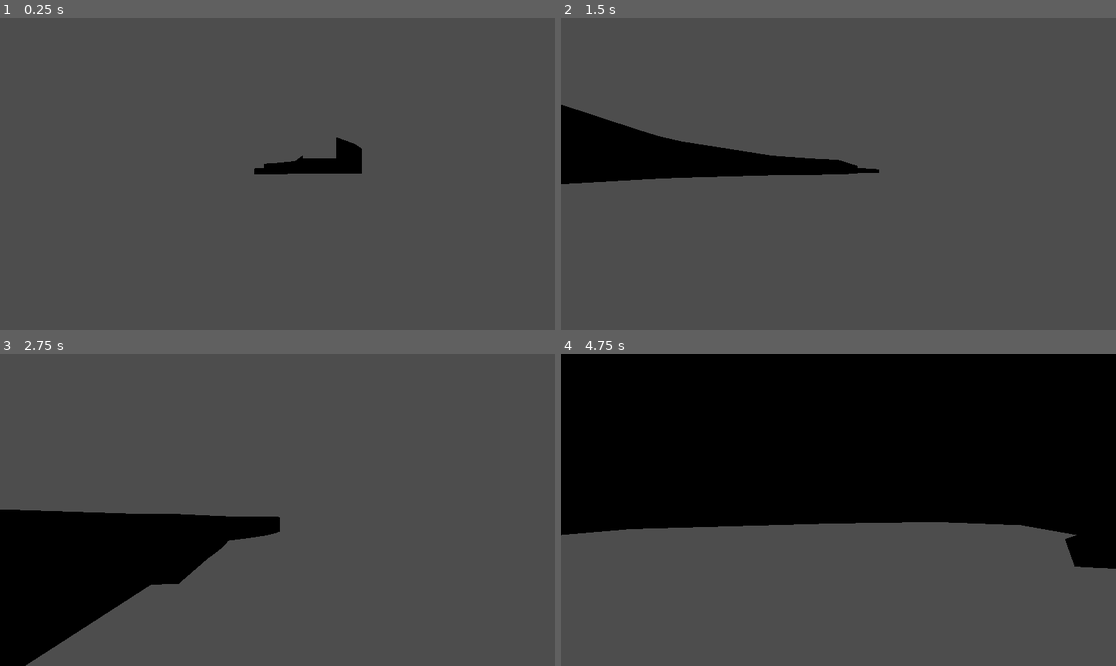
Above: before the commit, frames 1-4 (two rows, left to right).
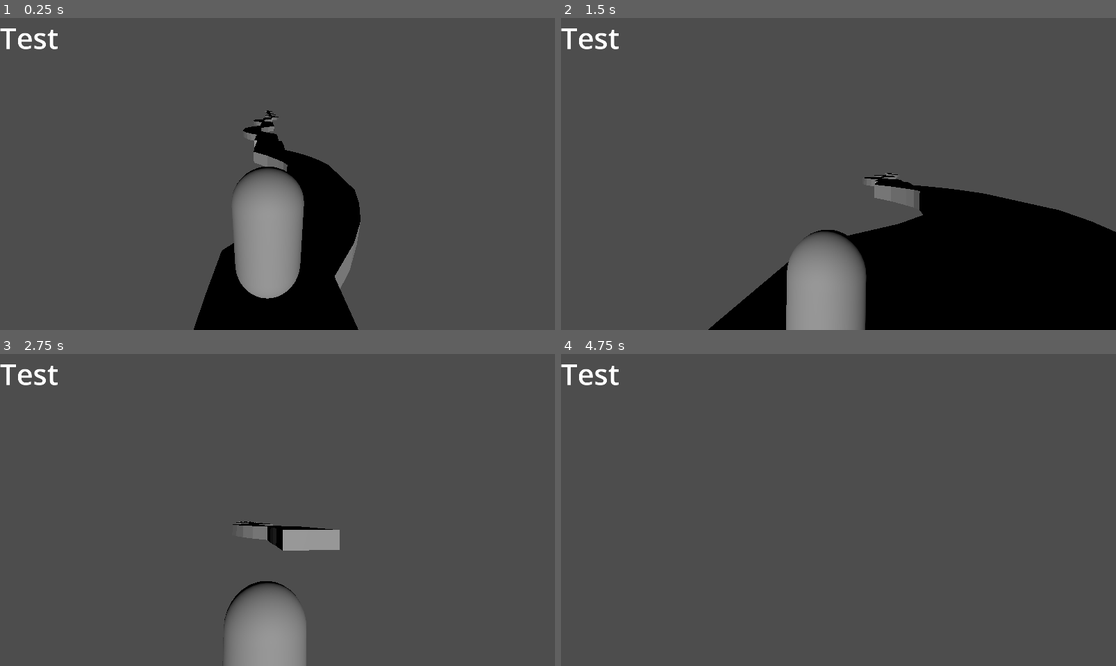
Above: after the commit, the same moments.

Repository: TomasKynicky/wetTag
Game: Godot game, scene res://master.tscn
Same seed, same stepped clock (60 frames per second), same inputs: the game is played once before the commit and once after it.
Inputs (mouse positions are in pixels of both pictures, inside the frame that each line leads up to):
- Up to frame 1 (0.25 s): no input
- Up to frame 2 (1.5 s): tap Enter (ui_accept) at 0.5, 0.77 s; move the mouse to (866, 174) at 0.52 s; hold Up (ui_up) from 0.53 s (still down); tap C (crouch) at 0.6 s; move the mouse to (810, 174) at 1.27 s; tap Shift (sprint) at 1.35 s
- Up to frame 3 (2.75 s): keep holding Up (ui_up); tap Enter (ui_accept) at 1.52 s; move the mouse to (288, 503) at 2.02 s; tap C (crouch) at 2.1 s
- Up to frame 4 (4.75 s): move the mouse to (832, 516) at 2.77 s; tap Shift (sprint) at 2.85, 4.35 s; tap Enter (ui_accept) at 3.02, 3.77, 4.52 s; move the mouse to (877, 513) at 3.52 s; tap C (crouch) at 3.6 s; tap Escape (ui_cancel) at 4.15 s; move the mouse to (672, 463) at 4.27 s; release Up (ui_up) at 4.28 s; hold Left (ui_left) from 4.28 s (still down)

The runs differ from the first frame. In frame 1, 13% of the frame differs, in the area x 0-66%, y 3-100%; in frame 2, 30%; in frame 3, 18%; in frame 4, 56%, in the area x 0-100%, y 0-69%.

Commit message:
feat: delete debuging prints, auto delete tile, fix tiles, add sun to master sceen

Diff:
--- a/master.tscn
+++ b/master.tscn
@@ -1,10 +1,13 @@
 [gd_scene load_steps=3 format=3 uid="uid://cd1t7v8bveg51"]
 
 [ext_resource type="Script" uid="uid://jscuy4dkq05f" path="res://scripts/mapGenerator.gd" id="1_te040"]
-[ext_resource type="Script" uid="uid://er7cy3o66as7" path="res://camera.gd" id="2_s35ub"]
+[ext_resource type="PackedScene" uid="uid://bgubxun78jkik" path="res://player/player.tscn" id="2_s35ub"]
 
 [node name="Master" type="Node3D"]
 script = ExtResource("1_te040")
 
-[node name="Camera3D" type="Camera3D" parent="."]
-script = ExtResource("2_s35ub")
+[node name="Player" parent="." instance=ExtResource("2_s35ub")]
+transform = Transform3D(0.99892, 0, -0.046461537, 0, 1, 0, 0.046461537, 0, 0.99892, 0.0138994455, 11.2339325, -7.531059)
+
+[node name="DirectionalLight3D" type="DirectionalLight3D" parent="."]
+transform = Transform3D(1, 0, 0, 0, 1, 0, 0, 0, 1, -4.828718, 16.45825, 0)
--- a/player/player.gd
+++ b/player/player.gd
@@ -1,6 +1,6 @@
 extends CharacterBody3D
 
-const SPEED := 5.0
+const SPEED := 30.0
 const SPRINT_MULT := 1.8
 const JUMP_VELOCITY := 4.5
 
@@ -8,16 +8,39 @@
 const SLIDE_DURATION := 0.6
 const SLIDE_FRICTION := 12.0
 
+@export var mouse_sensitivity: float = 0.003
+
 var _is_sliding: bool = false
 var _slide_time: float = 0.0
 var stamina: int = 1000
+
+@onready var camera: Camera3D = $Camera3D
+var _pitch: float = 0.0
+
+func _ready() -> void:
+	add_to_group("player")
+	Input.mouse_mode = Input.MOUSE_MODE_CAPTURED
+
+func _unhandled_input(event: InputEvent) -> void:
+	if event is InputEventMouseMotion:
+		rotate_y(-event.relative.x * mouse_sensitivity)
+
+		_pitch -= event.relative.y * mouse_sensitivity
+		_pitch = clamp(_pitch, deg_to_rad(-80.0), deg_to_rad(80.0))
+		camera.rotation.x = _pitch
+
+	if event.is_action_pressed("ui_cancel"):
+		if Input.mouse_mode == Input.MOUSE_MODE_CAPTURED:
+			Input.mouse_mode = Input.MOUSE_MODE_VISIBLE
+		else:
+			Input.mouse_mode = Input.MOUSE_MODE_CAPTURED
 
 func _physics_process(delta: float) -> void:
 	if not is_on_floor():
 		velocity += get_gravity() * delta
 
 	var want_sprint := Input.is_action_pressed("sprint")
-	var input_dir := Input.get_vector("ui_right", "ui_left", "ui_down", "ui_up")
+	var input_dir := Input.get_vector("ui_left", "ui_right", "ui_up", "ui_down")
 	var direction := (transform.basis * Vector3(input_dir.x, 0, input_dir.y)).normalized()
 
 	if _is_sliding:
@@ -28,10 +51,10 @@
 		velocity.z = horiz.y
 		if _slide_time >= SLIDE_DURATION or horiz.length() < 0.5 or not is_on_floor():
 			_is_sliding = false
-
 	else:
 		if Input.is_action_just_pressed("ui_accept") and is_on_floor():
 			velocity.y = JUMP_VELOCITY
+
 		if is_on_floor():
 			var max_speed := SPEED * (SPRINT_MULT if want_sprint else 1.0)
 
--- a/player/player.tscn
+++ b/player/player.tscn
@@ -2,25 +2,21 @@
 
 [ext_resource type="Script" uid="uid://c003i8seevg4p" path="res://player/player.gd" id="1_ulp21"]
 
-[sub_resource type="CapsuleShape3D" id="CapsuleShape3D_ulp21"]
+[sub_resource type="CapsuleMesh" id="CapsuleMesh_oul6g"]
 
-[sub_resource type="CapsuleMesh" id="CapsuleMesh_3c3w1"]
+[sub_resource type="CapsuleShape3D" id="CapsuleShape3D_rkbax"]
 
 [node name="Player" type="CharacterBody3D"]
 transform = Transform3D(0.99892, 0, -0.046461537, 0, 1, 0, 0.046461537, 0, 0.99892, 0, 0, 0)
 script = ExtResource("1_ulp21")
 
+[node name="MeshInstance3D" type="MeshInstance3D" parent="."]
+transform = Transform3D(1, 0, 0, 0, 1, 0, 0, 0, 1, 0, 1.0544891, 0)
+mesh = SubResource("CapsuleMesh_oul6g")
+
 [node name="CollisionShape3D" type="CollisionShape3D" parent="."]
-shape = SubResource("CapsuleShape3D_ulp21")
-
-[node name="CSGMesh3D" type="CSGMesh3D" parent="."]
-transform = Transform3D(1.179298, 0, -1.4901161e-08, 0, 0.9447061, 0, 1.1175871e-08, 0, 1.0332037, 0, -0.029169798, 0)
-use_collision = true
-mesh = SubResource("CapsuleMesh_3c3w1")
-
-[node name="Camera3D" type="Camera3D" parent="."]
-transform = Transform3D(-0.6646046, 0.5785067, -0.47289592, 0, 0.6328948, 0.7742378, 0.7471952, 0.514562, -0.4206248, -1.231181, 5.211845, -1.7123455)
-fov = 99.8
+transform = Transform3D(1, 0, 0, 0, 1, 0, 0, 0, 1, 0, 1.0544891, 0)
+shape = SubResource("CapsuleShape3D_rkbax")
 
 [node name="CanvasLayer" type="CanvasLayer" parent="."]
 
@@ -29,3 +25,6 @@
 offset_bottom = 23.0
 theme_override_font_sizes/font_size = 100
 text = "Test"
+
+[node name="Camera3D" type="Camera3D" parent="."]
+transform = Transform3D(0.9998929, -0.014459933, -0.002304975, 0.014459942, 0.95033664, 0.31088778, -0.0023049153, -0.31088778, 0.950444, 0.1200012, 2.8155236, 2.580019)
--- a/project.godot
+++ b/project.godot
@@ -12,6 +12,10 @@
 
 run/main_scene="uid://cd1t7v8bveg51"
 config/features=PackedStringArray("4.5")
+
+[autoload]
+
+TriggerArea="*res://tiles/triggerArea.gd"
 
 [display]
 
--- a/scripts/mapGenerator.gd
+++ b/scripts/mapGenerator.gd
@@ -11,11 +11,59 @@
 var last_exit_pos: Vector3 = Vector3.ZERO
 var has_last_exit: bool = false
 
+var playersActiveTiles: Array[int] = []
+var tile_player_counts: Dictionary = {}
+var tiles_by_index: Dictionary = {}
+
 func _ready() -> void:
 	randomize()
 	for i in range(tiles_to_spawn):
-		var path := choose_tile(items)
-		spawn_and_snap(path)
+		var path: String = choose_tile(items)
+		var tile: Node3D = spawn_and_snap(path)
+		tile.set_meta("tile_index", i)
+		tiles_by_index[i] = tile
+		print("Spawned tile index:", i, " path:", path)
+
+		var area := tile.get_node_or_null("TriggerArea") as Area3D
+		if area != null:
+			if not area.playerEnterArea.is_connected(_on_player_enter_area):
+				area.playerEnterArea.connect(_on_player_enter_area)
+			if not area.playerLeaveArea.is_connected(_on_player_leave_area):
+				area.playerLeaveArea.connect(_on_player_leave_area)
+
+func _on_player_enter_area(tile_index: int) -> void:
+	var prev_count: int = 0
+	if tile_player_counts.has(tile_index):
+		prev_count = tile_player_counts[tile_index]
+	var new_count: int = prev_count + 1
+	tile_player_counts[tile_index] = new_count
+
+	if prev_count == 0:
+		if tile_index not in playersActiveTiles:
+			playersActiveTiles.append(tile_index)
+
+	print("Aktivní tiles:", playersActiveTiles)
+
+func _on_player_leave_area(tile_index: int) -> void:
+	if not tile_player_counts.has(tile_index):
+		return
+
+	var prev_count: int = tile_player_counts[tile_index]
+	var new_count: int = prev_count - 1
+
+	if new_count <= 0:
+		tile_player_counts.erase(tile_index)
+		playersActiveTiles.erase(tile_index)
+
+		if tiles_by_index.has(tile_index):
+			var tile: Node3D = tiles_by_index[tile_index]
+			tiles_by_index.erase(tile_index)
+			if is_instance_valid(tile):
+				tile.queue_free()
+	else:
+		tile_player_counts[tile_index] = new_count
+
+	print("Aktivní tiles:", playersActiveTiles)
 
 func choose_tile(pool: Array) -> String:
 	var total := 0.0
@@ -31,47 +79,24 @@
 
 	return String(pool[-1][0])
 
-func spawn_and_snap(path: String) -> void:
-	if path == "" or not ResourceLoader.exists(path):
-		print("Path not found:", path)
-		return
+func spawn_and_snap(path: String) -> Node3D:
+	var res := load(path) as PackedScene
+	var inst := res.instantiate() as Node3D
+	add_child(inst)
 
-	var res := load(path)
-	if not (res is PackedScene):
-		print("Resource is not PackedScene:", res)
-		return
-
-	var inst := (res as PackedScene).instantiate()
-	if not (inst is Node3D):
-		print("Instance is not Node3D:", inst)
-		return
-
-	var n3d := inst as Node3D
-	add_child(n3d)
-
-	var entry := n3d.get_node_or_null("Entry") as Node3D
+	var entry := inst.get_node_or_null("Entry") as Node3D
 	if entry == null:
-		entry = n3d.find_child("Entry", true, false) as Node3D
-	var exit := n3d.get_node_or_null("Exit") as Node3D
+		entry = inst.find_child("Entry", true, false) as Node3D
+	var exit := inst.get_node_or_null("Exit") as Node3D
 	if exit == null:
-		exit = n3d.find_child("Exit", true, false) as Node3D
-
-	print("Entry node:", entry, "Exit node:", exit)
-	if entry != null:
-		print("Entry local:", entry.position, "Entry global:", entry.global_position)
-	if exit != null:
-		print("Exit  local:", exit.position, "Exit  global:", exit.global_position)
-
-	print("Before snap: has_last_exit:", has_last_exit, "last_exit_pos:", last_exit_pos)
+		exit = inst.find_child("Exit", true, false) as Node3D
 
 	if entry == null:
 		if has_last_exit:
-			var offset_no_entry := last_exit_pos - n3d.global_position
-			print("No Entry, using last_exit_pos, offset:", offset_no_entry)
-			n3d.global_position += offset_no_entry
+			var offset_no_entry := last_exit_pos - inst.global_position
+			inst.global_position += offset_no_entry
 		else:
-			print("No Entry and no last_exit_pos, snapping to generator position")
-			n3d.global_position = global_position
+			inst.global_position = global_position
 	else:
 		var target_entry_pos: Vector3
 		if has_last_exit:
@@ -80,14 +105,10 @@
 			target_entry_pos = global_position
 		var current_entry_global: Vector3 = entry.global_position
 		var offset: Vector3 = target_entry_pos - current_entry_global
-		print("Target_entry_pos:", target_entry_pos, "current_entry_global:", current_entry_global, "offset:", offset)
-		n3d.global_position += offset
-
-	print("After snap: tile global_position:", n3d.global_position)
+		inst.global_position += offset
 
 	if exit != null:
 		last_exit_pos = exit.global_position
 		has_last_exit = true
-		print("Updated last_exit_pos to:", last_exit_pos)
-	else:
-		print("No Exit, last_exit_pos unchanged:", last_exit_pos)
+
+	return inst
--- a/tiles/tileLenghtSetter.gd
+++ b/tiles/tileLenghtSetter.gd
@@ -7,9 +7,3 @@
 	var exit := get_node_or_null("Exit") as Node3D
 	if exit == null:
 		exit = find_child("Exit", true, false) as Node3D
-
-	print("[TILE]", name, "ready. entry:", entry, "exit:", exit)
-	if entry != null:
-		print("[TILE]", name, "entry.local:", entry.position, "entry.global:", entry.global_position)
-	if exit != null:
-		print("[TILE]", name, "exit.local:", exit.position, "exit.global:", exit.global_position)
--- a/tiles/tilesScenes/straightPathTile.tscn
+++ b/tiles/tilesScenes/straightPathTile.tscn
@@ -1,7 +1,11 @@
-[gd_scene load_steps=3 format=3 uid="uid://crxsv3701lr2x"]
+[gd_scene load_steps=5 format=3 uid="uid://crxsv3701lr2x"]
 
 [ext_resource type="ArrayMesh" uid="uid://bjpsqd7i45wkk" path="res://tiles/tilesModels/placeholdersStraightWay.obj" id="1_1c16v"]
 [ext_resource type="Script" uid="uid://hnkilkrg6ha" path="res://tiles/tileLenghtSetter.gd" id="1_5bbb8"]
+[ext_resource type="Script" uid="uid://vxjbd044c14" path="res://tiles/triggerArea.gd" id="3_wtbdh"]
+
+[sub_resource type="BoxShape3D" id="BoxShape3D_5bbb8"]
+size = Vector3(84.93295, 170.42615, 642.92755)
 
 [node name="straightPathTile" type="Node3D"]
 transform = Transform3D(0.1, 0, 0, 0, 0.1, 0, 0, 0, 0.1, 0, 0, 0)
@@ -17,3 +21,10 @@
 
 [node name="Exit" type="Node3D" parent="."]
 transform = Transform3D(1, 0, 0, 0, 1, 0, 0, 0, 1, 0, 0, -267.3891)
+
+[node name="TriggerArea" type="Area3D" parent="."]
+script = ExtResource("3_wtbdh")
+
+[node name="CollisionShape3D" type="CollisionShape3D" parent="TriggerArea"]
+transform = Transform3D(1, 0, 0, 0, 1, 0, 0, 0, 1, 4.775852, 85.18265, 54.281765)
+shape = SubResource("BoxShape3D_5bbb8")
--- a/tiles/tilesScenes/turnLeft.tscn
+++ b/tiles/tilesScenes/turnLeft.tscn
@@ -1,13 +1,25 @@
-[gd_scene load_steps=3 format=3 uid="uid://dqd0o6x6lbpoc"]
+[gd_scene load_steps=5 format=3 uid="uid://dqd0o6x6lbpoc"]
 
 [ext_resource type="Script" uid="uid://hnkilkrg6ha" path="res://tiles/tileLenghtSetter.gd" id="1_5rc3x"]
 [ext_resource type="ArrayMesh" uid="uid://8pw7u2qef4in" path="res://tiles/tilesModels/placeholdersTurnLeft.obj" id="1_pvp6d"]
+[ext_resource type="Script" uid="uid://vxjbd044c14" path="res://tiles/triggerArea.gd" id="2_00g0a"]
+
+[sub_resource type="BoxShape3D" id="BoxShape3D_5rc3x"]
+size = Vector3(16.123413, 20.014832, 75.312744)
 
 [node name="turnLeft" type="Node3D"]
 script = ExtResource("1_5rc3x")
 
+[node name="TriggerArea" type="Area3D" parent="."]
+script = ExtResource("2_00g0a")
+
+[node name="CollisionShape3D" type="CollisionShape3D" parent="TriggerArea"]
+transform = Transform3D(1, 0, 0, 0, 1, 0, 0, 0, 1, -4.0934563, 9.9769745, -0.0037956238)
+shape = SubResource("BoxShape3D_5rc3x")
+
 [node name="CSGMesh3D" type="CSGMesh3D" parent="."]
 transform = Transform3D(0.1, 0, 0, 0, 0.1, 0, 0, 0, 0.1, 0, 2.8478928, 0)
+use_collision = true
 mesh = ExtResource("1_pvp6d")
 
 [node name="Entry" type="Node3D" parent="."]
--- a/tiles/tilesScenes/turnRight.tscn
+++ b/tiles/tilesScenes/turnRight.tscn
@@ -1,15 +1,26 @@
-[gd_scene load_steps=3 format=3 uid="uid://chc7eu2170wvv"]
+[gd_scene load_steps=5 format=3 uid="uid://chc7eu2170wvv"]
 
 [ext_resource type="Script" uid="uid://hnkilkrg6ha" path="res://tiles/tileLenghtSetter.gd" id="1_ifcuv"]
 [ext_resource type="ArrayMesh" uid="uid://byxnmislcpnrd" path="res://tiles/tilesModels/placeholdersTurnRight.obj" id="1_oam1q"]
+[ext_resource type="Script" uid="uid://vxjbd044c14" path="res://tiles/triggerArea.gd" id="2_1h4vh"]
+
+[sub_resource type="BoxShape3D" id="BoxShape3D_ifcuv"]
+size = Vector3(160.63318, 245.07986, 754.0306)
 
 [node name="turnRight" type="Node3D"]
 transform = Transform3D(0.1, 0, 0, 0, 0.1, 0, 0, 0, 0.1, 0, 0, 0)
 script = ExtResource("1_ifcuv")
 
+[node name="TriggerArea" type="Area3D" parent="."]
+script = ExtResource("2_1h4vh")
+
+[node name="CollisionShape3D" type="CollisionShape3D" parent="TriggerArea"]
+transform = Transform3D(1, 0, 0, 0, 1, 0, 0, 0, 1, 42.19037, 122.03995, -0.3865242)
+shape = SubResource("BoxShape3D_ifcuv")
+
 [node name="CSGMesh3D" type="CSGMesh3D" parent="."]
+use_collision = true
 mesh = ExtResource("1_oam1q")
-metadata/_edit_group_ = true
 
 [node name="Entry" type="Node3D" parent="."]
 transform = Transform3D(1, 0, 0, 0, 1, 0, 0, 0, 1, 0, 0, 375.8625)
--- /dev/null
+++ b/tiles/triggerArea.gd
@@ -0,0 +1,26 @@
+extends Area3D
+
+signal playerEnterArea(index: int)
+signal playerLeaveArea(index: int)
+
+func _ready() -> void:
+	body_entered.connect(_on_body_entered)
+	body_exited.connect(_on_body_exited)
+
+func _on_body_entered(body: Node3D) -> void:
+	if not body.is_in_group("player"):
+		return
+
+	var tile := get_parent() as Node3D
+	if tile.has_meta("tile_index"):
+		var idx: int = tile.get_meta("tile_index")
+		playerEnterArea.emit(idx)
+
+func _on_body_exited(body: Node3D) -> void:
+	if not body.is_in_group("player"):
+		return
+
+	var tile := get_parent() as Node3D
+	if tile.has_meta("tile_index"):
+		var idx: int = tile.get_meta("tile_index")
+		playerLeaveArea.emit(idx)
Not shown, removed: camera.gd.uid
Renamed: camera.gd -> scripts/camera.gd
